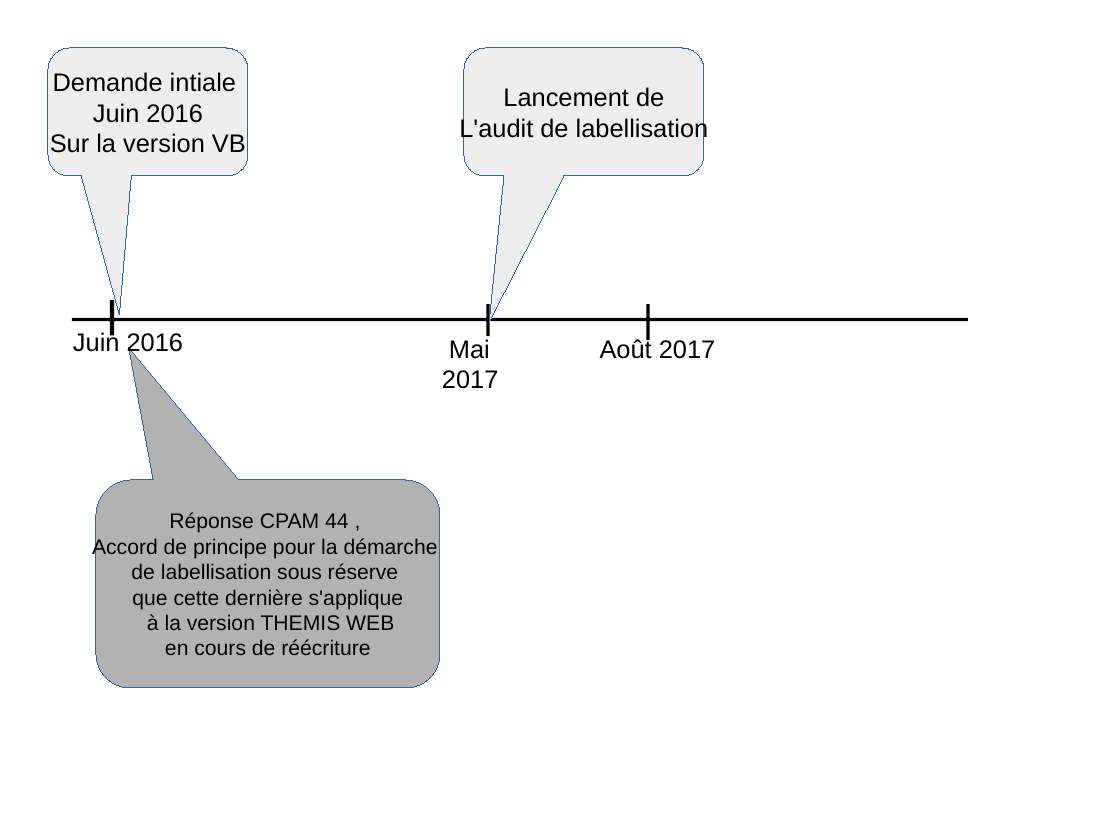
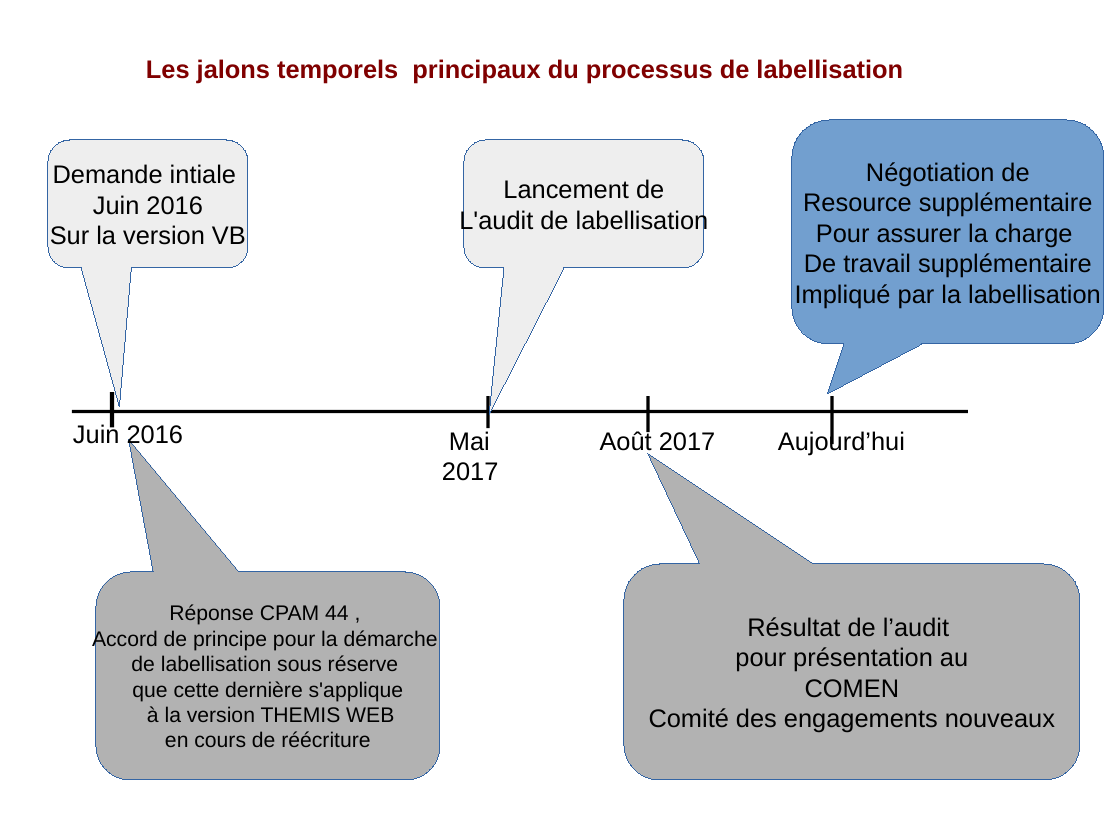
Before and after one commit to heylve/current, a slide deck: slide 5 of Rencontre_devs/pres_labellisation_10_2017.odp. Drawn at 1120x840 pixels with LibreOffice and Linux fonts; fonts in the diff are those of the drawing. Boxes give left, top, right and bottom in pixels: in the first picture for what was removed or moved away, otherwise in the second. Text is boxed around its words. In the diff, an @@ line names an element or a change of style, - is before the commit and + after.

```diff
--- a/Rencontre_devs/pres_labellisation_10_2017.odp
+++ b/Rencontre_devs/pres_labellisation_10_2017.odp
@@ text added at (146,59,903,83), 18 pt, text #800000, bold @@
+Les jalons temporels principaux du processus de labellisation
@@ rounded speech box added at (793,120,1105,344), fill #729FCF, outline #3465A4 0 pt, 18 pt, text #000000 @@
+Négotiation de
+Resource supplémentaire
+Pour assurer la charge
+De travail supplémentaire
+Impliqué par la labellisation
@@ text "Juin 2016": place and size @@
-text "Juin 2016" at (73,331,183,357)
+text "Juin 2016" at (73,423,183,449)
@@ line moved from (72, 319) - (969, 319) to (72, 412) - (969, 412) @@
@@ 3 rounded speech boxes, 3 lines, 2 texts: place and size @@
-3 rounded speech boxes, 3 lines, 2 texts at (48,48,715,688)
+3 rounded speech boxes, 3 lines, 2 texts at (48,140,715,781)
@@ line added from (832, 396) to (832, 444), #000000 2.3 pt @@
@@ text added at (778,429,905,455), 18 pt, text #000000 @@
+Aujourd’hui
@@ rounded speech box added at (624,564,1080,781), fill #B2B2B2, outline #3465A4 0 pt, 18 pt, text #000000 @@
+Résultat de l’audit
+pour présentation au
+COMEN
+Comité des engagements nouveaux
```
Also in this commit, not shown: 4 other slides changed, 1 other file.
